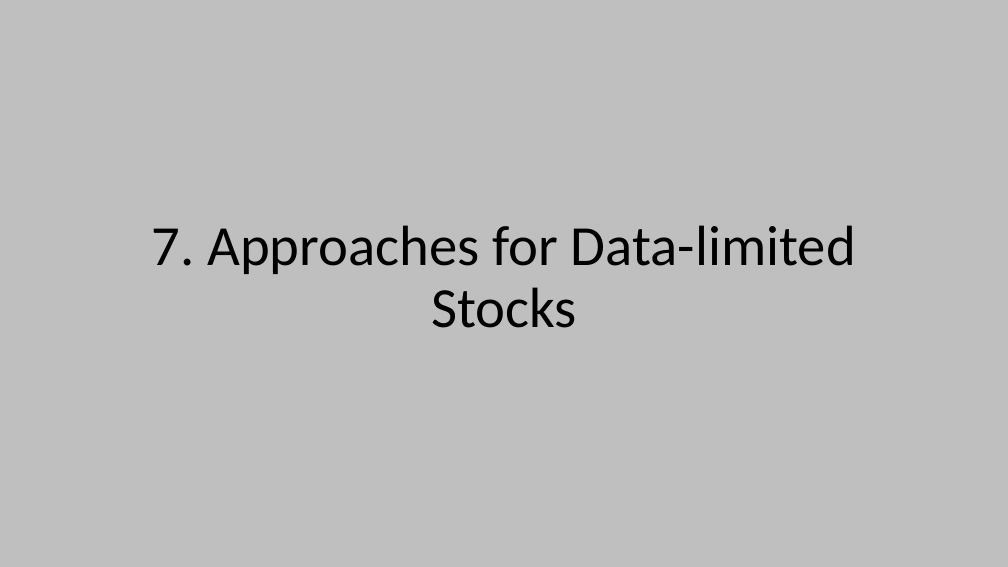
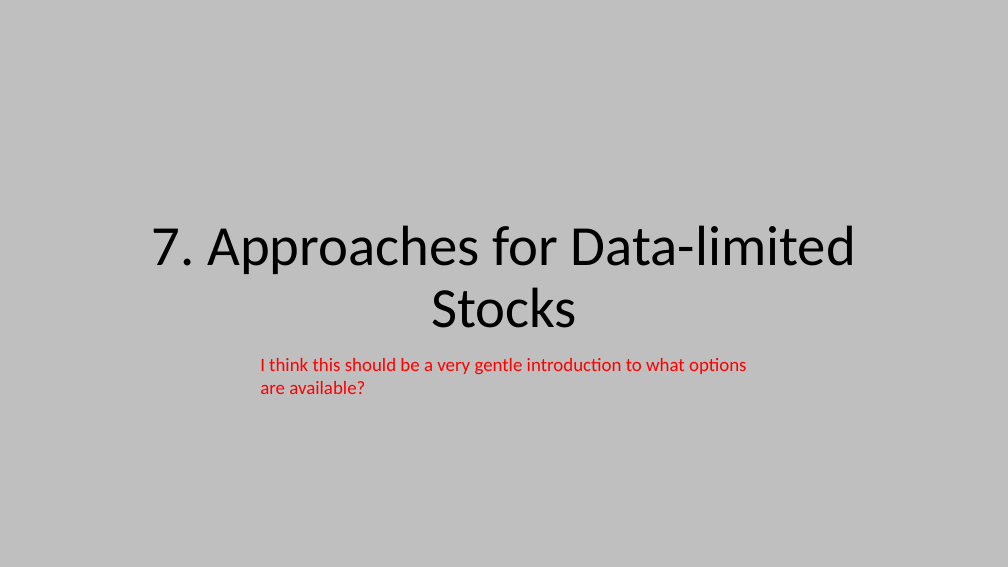
Before and after one commit to TESA-workshops/Ref-Pt-101, a slide deck: slide 66 of RefPt101_draft.pptx. Drawn at 1008x567 pixels with LibreOffice and Linux fonts; fonts in the diff are those of the drawing. Boxes give left, top, right and bottom in pixels: in the first picture for what was removed or moved away, otherwise in the second. Text is boxed around its words. In the diff, an @@ line names an element or a change of style, - is before the commit and + after.

```diff
--- a/RefPt101_draft.pptx
+++ b/RefPt101_draft.pptx
@@ text added at (x1=260, y1=358, x2=747, y2=394), 18 pt, text #FF0000 @@
+I think this should be a very gentle introduction to what options are available?
```
Also in this commit, not shown: 1 other slide changed, 8 slides added, 2 slides removed.
